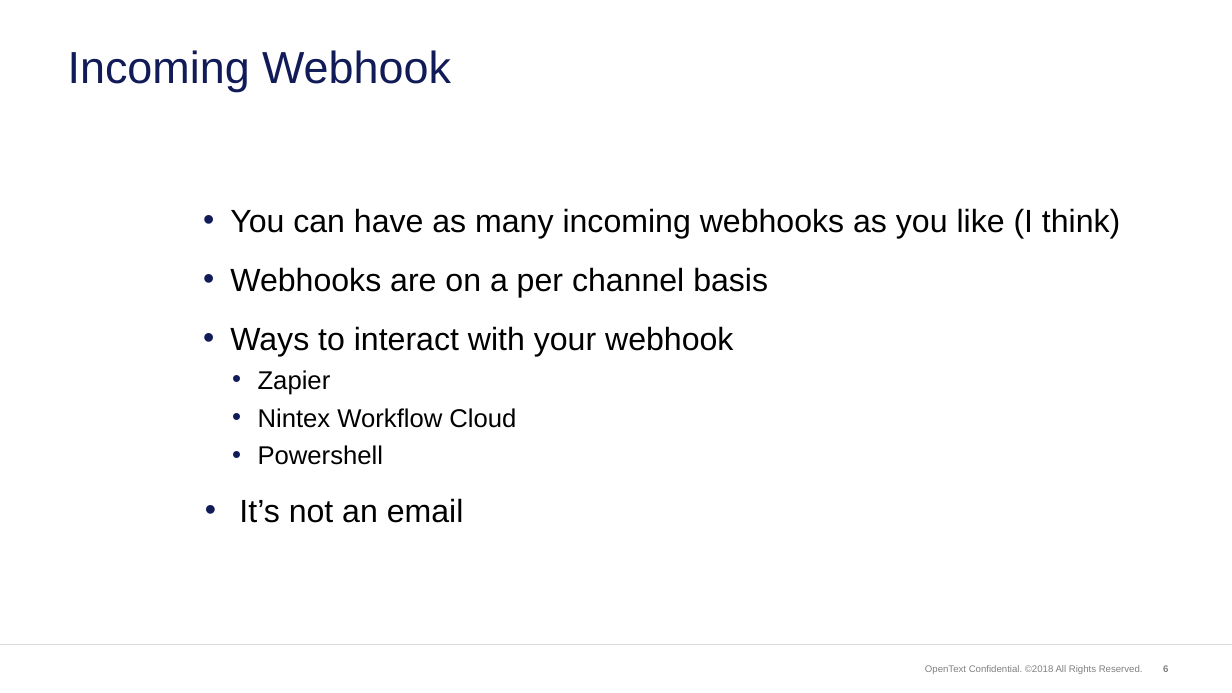
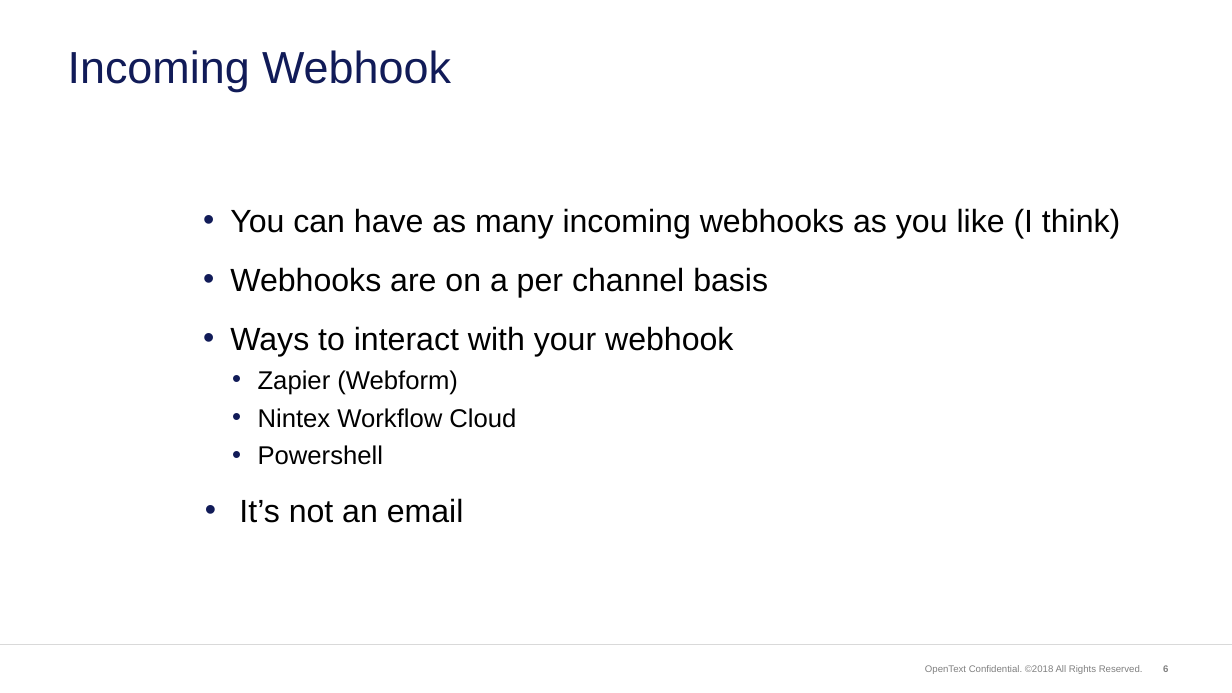
Before and after one commit to brettmillerb/Presentations, a slide deck: slide 6 of LonPSUGPresentation.pptx. Drawn at 1232x693 pixels with LibreOffice and Linux fonts; fonts in the diff are those of the drawing; background and template pictures are left out. Boxes give left, top, right and bottom in pixels: in the first picture for what was removed or moved away, otherwise in the second. Text is boxed around its words. In the diff, an @@ line names an element or a change of style, - is before the commit and + after.

```diff
--- a/LonPSUGPresentation.pptx
+++ b/LonPSUGPresentation.pptx
@@ text at [258,370,458,395]: text changed @@
-  • Zapier
+  • Zapier (Webform)
```
Also in this commit, not shown: 3 other slides changed, 1 other file.
